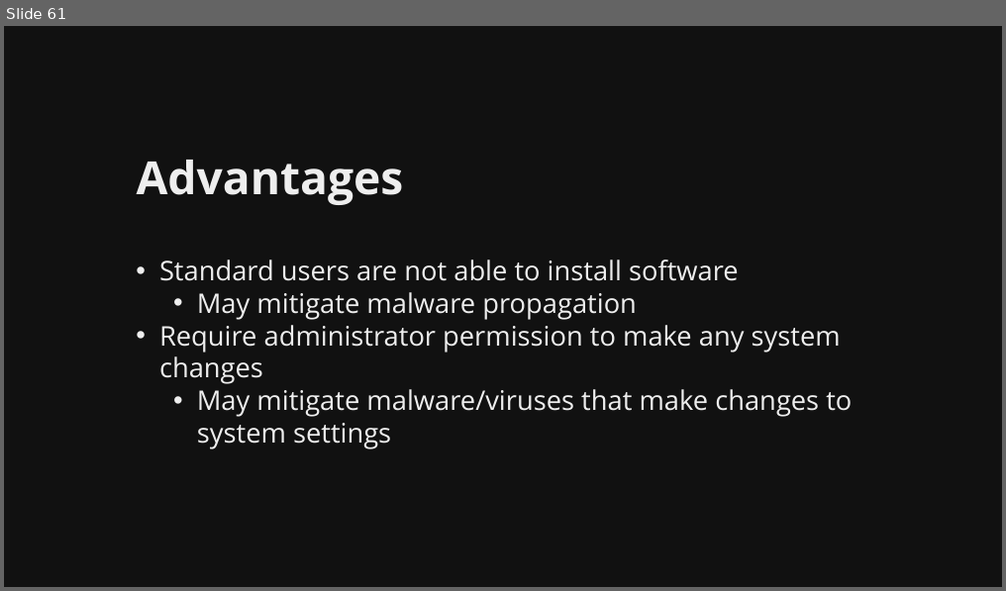
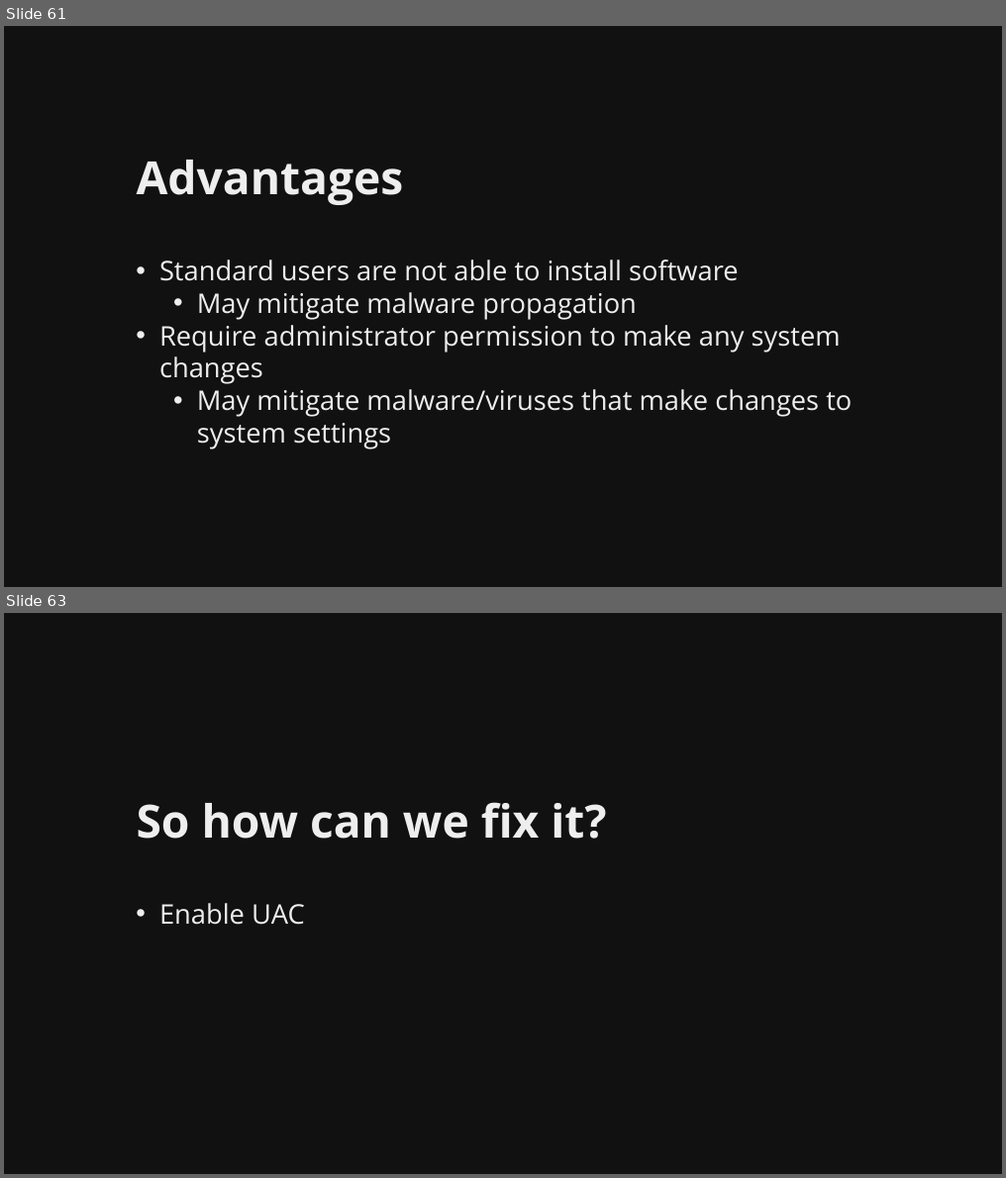
Before and after one commit to martymcflywa/ecu, a slide deck: year_1/sem_2/CSI1101_computer_security/0b_assignment_2_[22MAY15_0900]/dev/CSI1101_PONCE_A2_v01.pptx. Shown one above the other, each under a label of ours: slide 61 before the commit, slides 61 and 63 after it; the slides between them are not shown. The pictures are 1006x591 and 1006x1178 pixels, drawn with LibreOffice and Linux fonts; fonts in the diff are those of the drawing. Boxes give left, top, right and bottom in pixels: in the first picture for what was removed or moved away, otherwise in the second. Text is boxed around its words. In the diff, an @@ line names an element or a change of style, - is before the commit and + after.

```diff
--- a/year_1/sem_2/CSI1101_computer_security/0b_assignment_2_[22MAY15_0900]/dev/CSI1101_PONCE_A2_v01.pptx
+++ b/year_1/sem_2/CSI1101_computer_security/0b_assignment_2_[22MAY15_0900]/dev/CSI1101_PONCE_A2_v01.pptx
@@ slide 63 added at [4,613,1002,1174], background #111111 @@
@@ title added at [137,802,606,839], 44 pt, text #EEEEEE, bold @@
+So how can we fix it?
@@ text added at [159,903,305,925], 26 pt, text #EEEEEE @@
+• Enable UAC
```
Also in this commit, not shown: 1 slide changed, 2 other slides added, 1 other file.
